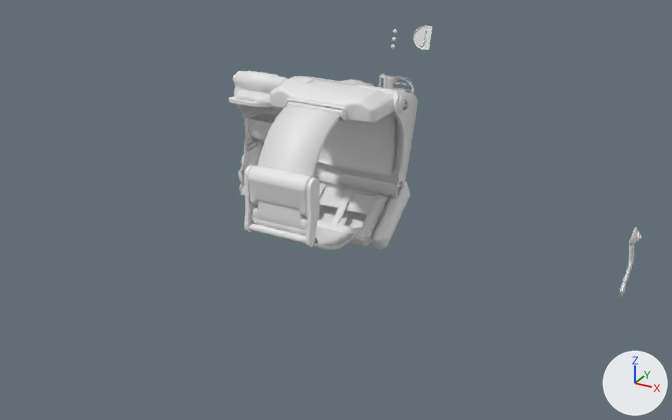
The Blender file pip boy 2000.blend: old version first, new version second.
One viewpoint serves both versions: a 50 mm lens placed at (35.1, -48.1, 21.7), pointed at (9.0, -0.5, -2.0). Lighting does not change. The marker at lower right points along +X, +Y and +Z. Materials are left out; every surface is plain grey.

The older version as bpy lines, for what is in view:
```python
me_pip_boy_2000 = bpy.data.meshes.new('Pip boy 2000')
me_pip_boy_2000.from_pydata(...)  # 13569 vertices, 16996 faces, 20 loose edges; spans x -1.76..12.09, y -5.52..5.66, z -6.42..5.45
me_pip_boy_2000.materials.append(mat_material_000001)
me_pip_boy_2000.materials.append(mat_material_0000df)
me_pip_boy_2000.materials.append(mat_material_0001bd)
me_pip_boy_2000.materials.append(mat_material_0003ae)
me_pip_boy_2000.materials.append(mat_material_0003b6)
me_pip_boy_2000.materials.append(mat_material_0003be)
me_pip_boy_2000.materials.append(mat_material_0003c6)
me_pip_boy_2000.materials.append(mat_material_0003ce)
me_pip_boy_2000.materials.append(mat_material_0003d6)
me_pip_boy_2000.materials.append(mat_material_0003de)
me_pip_boy_2000.materials.append(mat_material_0003e6)
me_pip_boy_2000.materials.append(mat_material_0003ee)
me_pip_boy_2000.materials.append(mat_material_0003f6)
me_pip_boy_2000.materials.append(mat_material_0003fe)
me_pip_boy_2000.materials.append(mat_material_000406)
me_pip_boy_2000.materials.append(mat_material_00076e)
me_pip_boy_2000.materials.append(mat_material_000db7)
me_pip_boy_2000.materials.append(mat_material_0024ec)
me_pip_boy_2000.materials.append(mat_material_0043dd)
me_pip_boy_2000.materials.append(mat_material_004459)
me_pip_boy_2000.materials.append(mat_material_0044bb)
# before: 7773 (7.48, 0.35, 4.19)
# before: 12694 (9.42, -2.09, 4.26), 12697 (9.38, -2.86, 3.52)
ob_pip_boy_2000 = bpy.data.objects.new('Pip boy 2000', me_pip_boy_2000)
ob_pip_boy_2000.location = (0.0, 0.0, 0.0)
ob_pip_boy_2000.rotation_euler = (1.571, 0.0, 0.0)  # degrees (90, 0, 0)
_m = ob_pip_boy_2000.modifiers.new('Boolean', 'BOOLEAN')
```
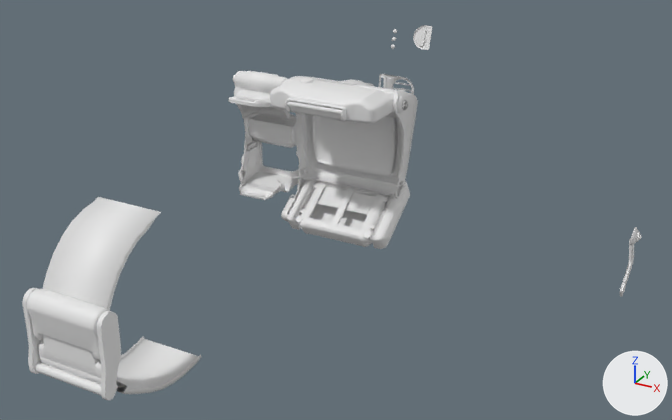
Commit message: removed arm band

Patch to the scene script:
```diff
--- a/pip boy 2000.blend.py
+++ b/pip boy 2000.blend.py
@@ me_pip_boy_2000 @@
 # used by ob_pip_boy_2000; location = (0.0, 0.0, 0.0); rotation_euler = (1.571, 0.0, 0.0), in degrees (90, 0, 0)
 # verts and faces of me_pip_boy_2000; kept vertices keep their numbers, new ones are numbered from 13569
-me_pip_boy_2000.from_pydata(...)  # 13569 vertices, 16996 faces, 20 loose edges; spans x -1.76..12.09, y -5.52..5.66, z -6.42..5.45
+me_pip_boy_2000.from_pydata(...)  # 12513 vertices, 15835 faces, 18 loose edges; spans x -1.76..12.09, y -5.52..5.66, z -6.42..0.91
+# me_pip_boy_2000 part 1: 39 loose pieces with 1046 vertices, spanning x 3.19..9.89, y -4.63..4.62, z -3.8..5.45, are deleted
+# me_pip_boy_2000 part 2
+# 9 vertices are removed from x 3.19..3.89, y -4.16..-1.99, z -5.08..-1.74
+# 18 faces are deleted
+# 3 loose edges are deleted
+# 2 loose edges are added
+# me_pip_boy_2000 part 3
+delete_vertices([7773])  # with the faces that use them
+# me_pip_boy_2000 part 4
+delete_edges([(12694, 12697)])
@@ me_pip_boy_2000_005 @@
+me_pip_boy_2000_005.from_pydata(...)  # 1033 vertices, 1137 faces; spans x 5.32..9.89, y -4.63..4.62, z -1.98..5.45
@@ ob_pip_boy_2000_001 @@
+ob_pip_boy_2000_001 = bpy.data.objects.new('Pip boy 2000.001', me_pip_boy_2000_005)
+ob_pip_boy_2000_001.location = (0.0, -17.61, 0.0)
+ob_pip_boy_2000_001.rotation_euler = (1.571, 0.0, 0.0)  # degrees (90, 0, 0)
+_m = ob_pip_boy_2000_001.modifiers.new('Boolean', 'BOOLEAN')
```

Where the change shows, as pixel boxes [x1, y1, x2, y2] in the pictures (672 x 420 px):
'Pip boy 2000', reshaped
    before: [229, 71, 418, 250]
    after: [229, 71, 418, 249]
'Pip boy 2000.001', added
    after: [22, 197, 201, 400]
part 1 of me_pip_boy_2000, deleted
    before: [244, 105, 360, 250]
